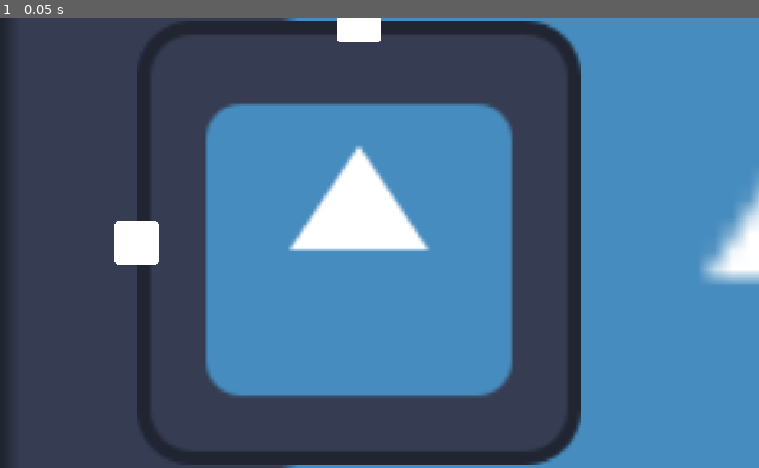
Above: before the commit, frame 1.
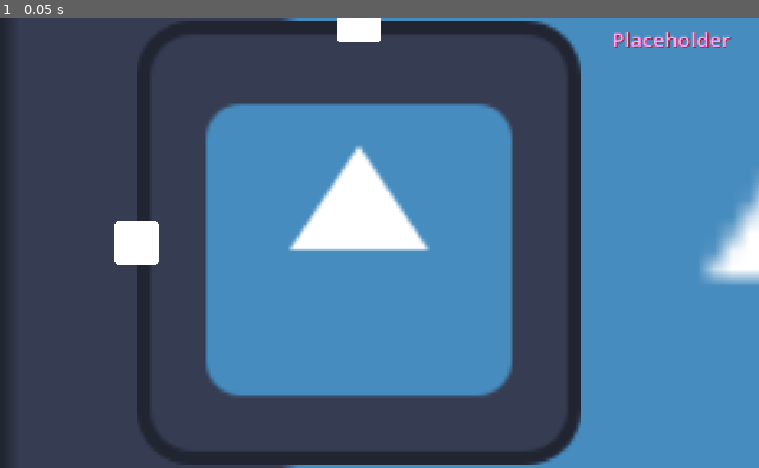
Above: after the commit, the same moment.

Repository: Wallted/ldjam-60
Game: Godot game, scene res://main.tscn
Same seed, same stepped clock (60 frames per second), same inputs: the game is played once before the commit and once after it. The engine's default icon, where the game draws it, is replaced by a stand-in: a white triangle on a blue panel in a dark square.
Inputs:
- Up to frame 1 (0.05 s): no input

The runs differ from the first frame. In frame 1, 0.3% of the frame differs, in the area x 80-97%, y 3-7%.

Commit message:
feature: show door and zoom
Signed-off-by: Grzegorz Choinski <grzegorzchoinski97@gmail.com>

Diff:
--- a/main.tscn
+++ b/main.tscn
@@ -9,15 +9,17 @@
 
 [node name="Game" parent="." unique_id=1995553335 instance=ExtResource("1_ig7tw")]
 
-[node name="HUD" type="Control" parent="." unique_id=1414466547]
+[node name="CanvasLayer" type="CanvasLayer" parent="." unique_id=66122121]
+
+[node name="HUD" type="Control" parent="CanvasLayer" unique_id=1414466547]
 layout_mode = 3
 anchors_preset = 0
 offset_right = 1152.0
 offset_bottom = 648.0
 script = ExtResource("3_lquwl")
 
-[node name="HUDLeft" parent="HUD" unique_id=488148864 instance=ExtResource("4_7mycd")]
+[node name="HUDLeft" parent="CanvasLayer/HUD" unique_id=488148864 instance=ExtResource("4_7mycd")]
 layout_mode = 0
 
-[node name="HUDRight" parent="HUD" unique_id=1327092940 instance=ExtResource("5_272bh")]
+[node name="HUDRight" parent="CanvasLayer/HUD" unique_id=1327092940 instance=ExtResource("5_272bh")]
 layout_mode = 1
